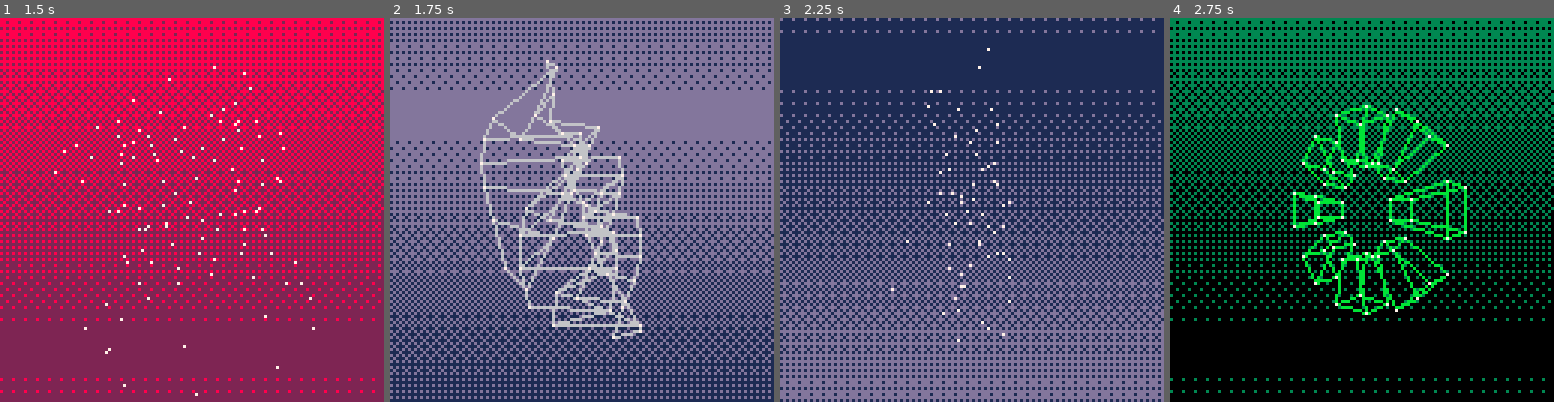
Above: before the commit, frames 1-4 (left to right).
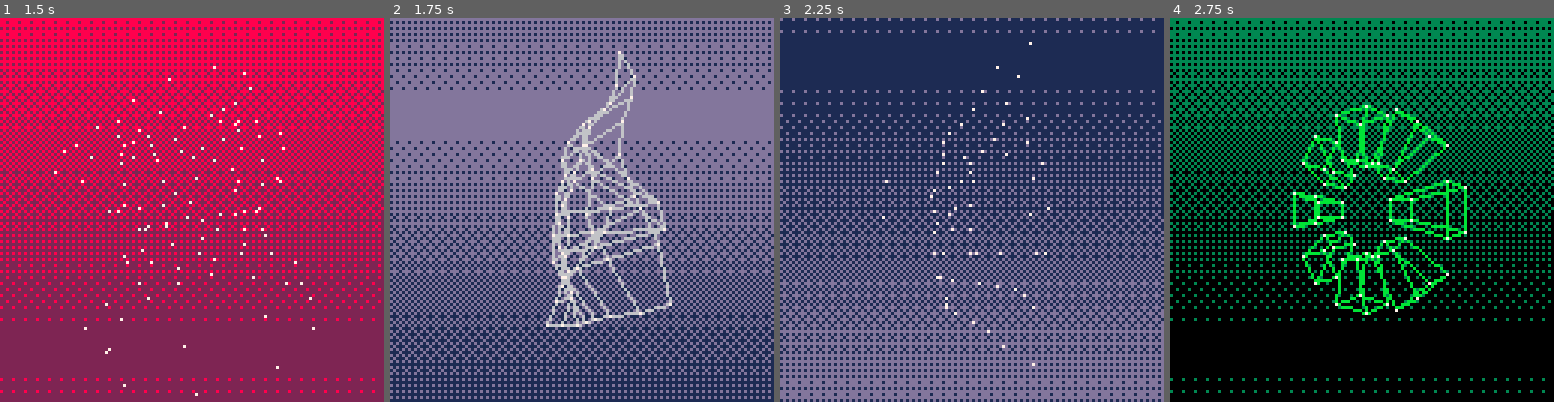
Above: after the commit, the same moments.

Repository: xavier/pico8
Game: PICO-8 cartridge srol.p8
Same seed, same stepped clock (60 frames per second), same inputs: the game is played once before the commit and once after it.
Inputs:
- Up to frame 1 (1.5 s): tap X (X key) at 0.33, 1.07 s; tap O (Z key) at 0.7 s
- Up to frame 2 (1.75 s): hold Right from 1.6 s (still down); tap O (Z key) at 1.7 s
- Up to frame 3 (2.25 s): tap X (X key) at 1.85 s; release Right at 2.1 s; tap O (Z key) at 2.1 s
- Up to frame 4 (2.75 s): hold Right from 2.47 s (still down); tap O (Z key) at 2.5 s

Frame 1 is identical in both runs. In frame 2, 8.7% of the frame differs, in the area x 23-74%, y 8-84%; in frame 3, 0.8%; in frame 4, nothing differs.

Commit message:
Wave equation

Diff:
--- a/srol.p8
+++ b/srol.p8
@@ -280,10 +280,12 @@
 end
 
 function vertex_transform_wave(t, i, v)
- local x = (3.5 - (i % 7)) * 0.5
- local y = (3.5 - (i / 7)) * 0.5
- local z = sin(x+t*0.5) * sin(y+t*0.5) * 0.5
- return rotatev_z(rotatev_x(rotatev_y({v[1], v[2], z}, t*0.1), -.1), 0)
+ i -= 1
+ local x = 4-((i % 8))
+ local y = 4-(((i / 8) % 8))
+ local d = sqrt(sqr(x)+sqr(y))
+ local z = .5/d * cos(t+d*.3)
+ return rotatev_x(rotatev_y({v[1], v[2], z}, 0.2*sin(t*.14)), 0.1*sin(t*.2))
 end
 
 
